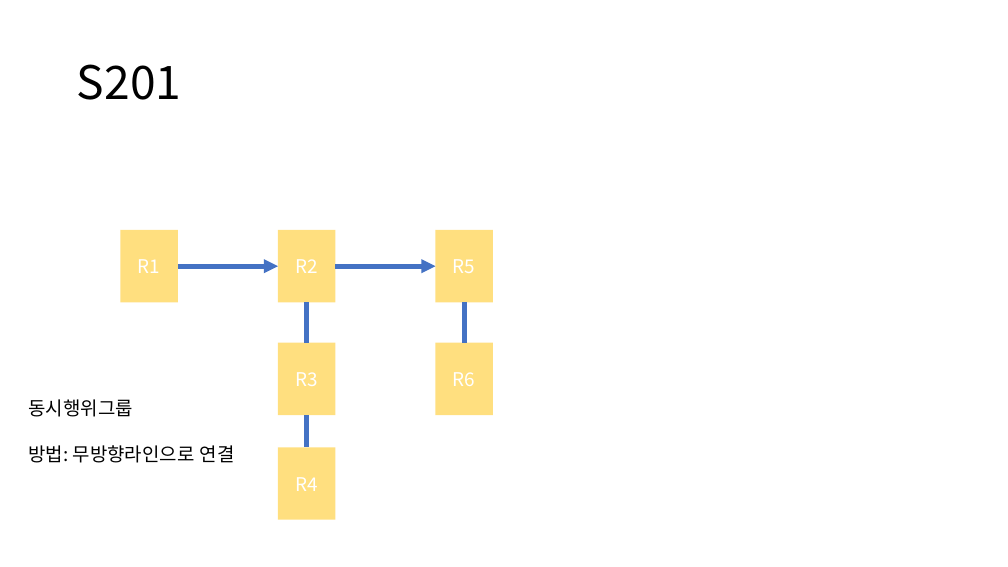
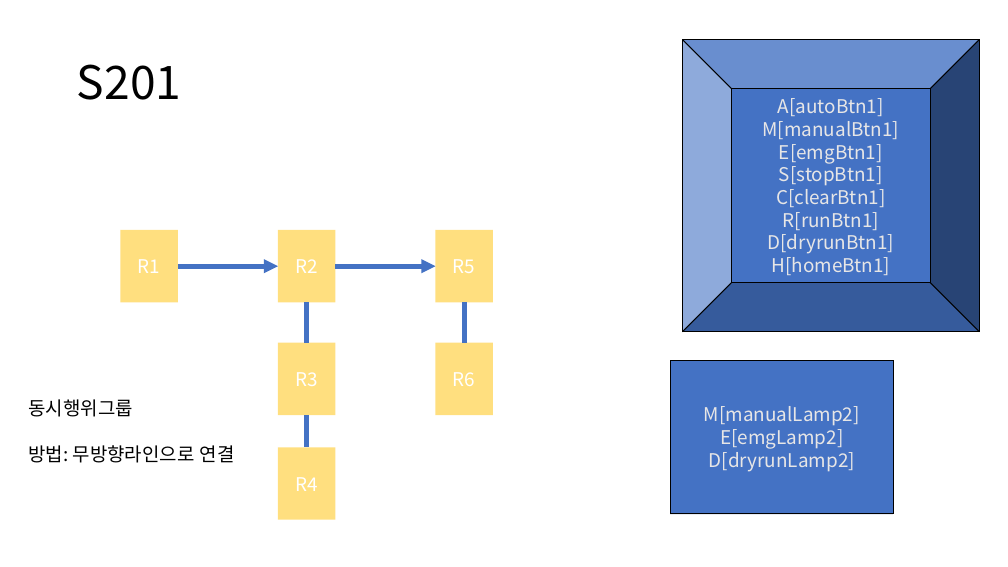
Before and after one commit to DualsoftDev/ds, a slide deck: slide 12 of DsDotNet/src/UnitTest/UnitTest.Engine/ImportOffice/Sample/s.pptx. Drawn at 1008x567 pixels with LibreOffice and Linux fonts; fonts in the diff are those of the drawing. Boxes give left, top, right and bottom in pixels: in the first picture for what was removed or moved away, otherwise in the second. Text is boxed around its words. In the diff, an @@ line names an element or a change of style, - is before the commit and + after.

Commit message:
ppt 수정 lamp btn

```diff
--- a/DsDotNet/src/UnitTest/UnitTest.Engine/ImportOffice/Sample/s.pptx
+++ b/DsDotNet/src/UnitTest/UnitTest.Engine/ImportOffice/Sample/s.pptx
@@ bevel added at bbox=[683, 39, 980, 332], fill #4472C4, outline #000000 1 pt, 18 pt, text #E7E6E6 @@
+A[autoBtn1]
+M[manualBtn1]
+E[emgBtn1]
+S[stopBtn1]
+C[clearBtn1]
+R[runBtn1]
+D[dryrunBtn1]
+H[homeBtn1]
@@ bevel added at bbox=[671, 360, 894, 513], fill #4472C4, outline #000000 1 pt, 18 pt, text #E7E6E6 @@
+M[manualLamp2]
+E[emgLamp2]
+D[dryrunLamp2]
```
Also in this commit, not shown: 1 slide added, 1 slide removed, 10 other files.
